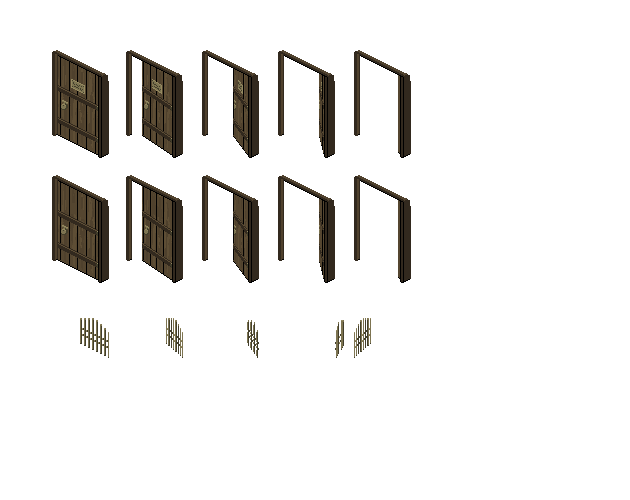
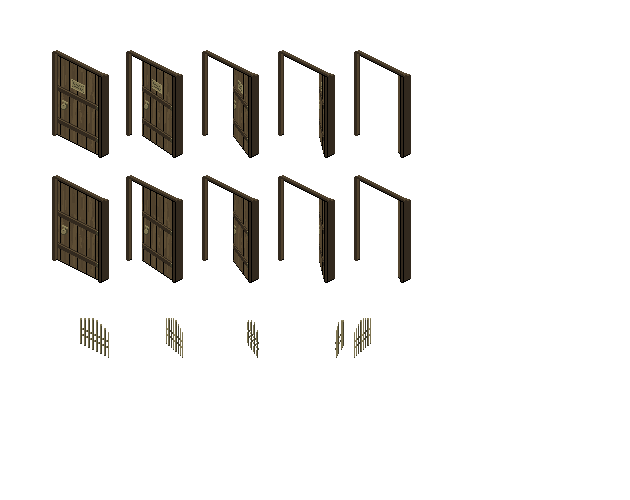
The second 630px x 500px image is a revision of the first. Changes to its layers:
added group "Group 1" (1st of 2) with 5 layers above "Group 1" over box(105, 199, 411, 206)
added layer "door 2 copy 4" (1st of 2, in "Group 1") in group "Group 1" over box(407, 199, 411, 206)
added layer "door 2 copy 3" (1st of 2, in "Group 1") in group "Group 1" over box(331, 199, 335, 206)
added layer "door 2 copy 2" (1st of 2, in "Group 1") in group "Group 1" over box(255, 199, 259, 206)
added layer "door 2 copy" (1st of 2, in "Group 1") in group "Group 1" over box(179, 199, 183, 206)
added layer "door 2" (1st of 5, in "Group 1") in group "Group 1" over box(105, 199, 109, 206)
added group "Group 1" (2nd of 2) with 5 layers above "gate" over box(105, 74, 411, 81)
added layer "door 2 copy 4" (2nd of 2, in "Group 1") in group "Group 1" over box(407, 74, 411, 81)
added layer "door 2 copy 3" (2nd of 2, in "Group 1") in group "Group 1" over box(331, 74, 335, 81)
added layer "door 2 copy 2" (2nd of 2, in "Group 1") in group "Group 1" over box(255, 74, 259, 81)
added layer "door 2 copy" (2nd of 2, in "Group 1") in group "Group 1" over box(179, 74, 183, 81)
added layer "door 2" (2nd of 5, in "Group 1") in group "Group 1" over box(105, 74, 109, 81)
